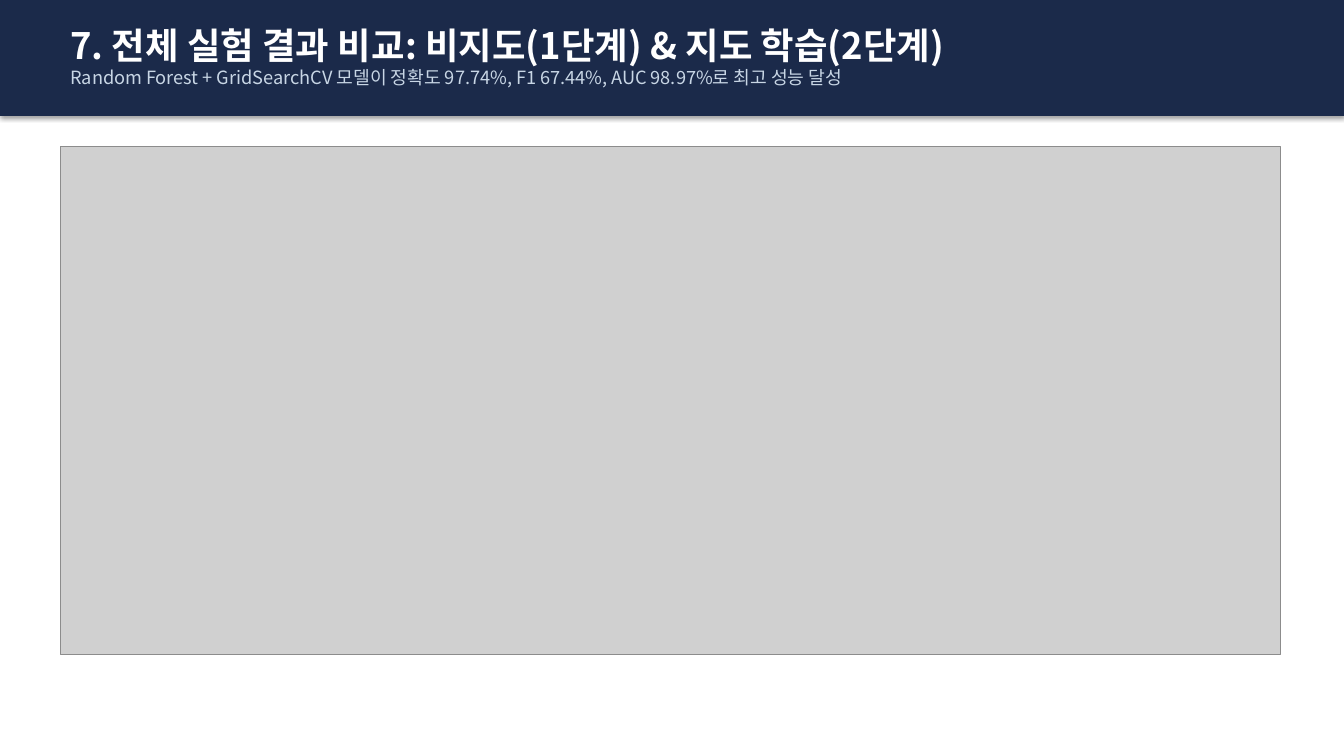
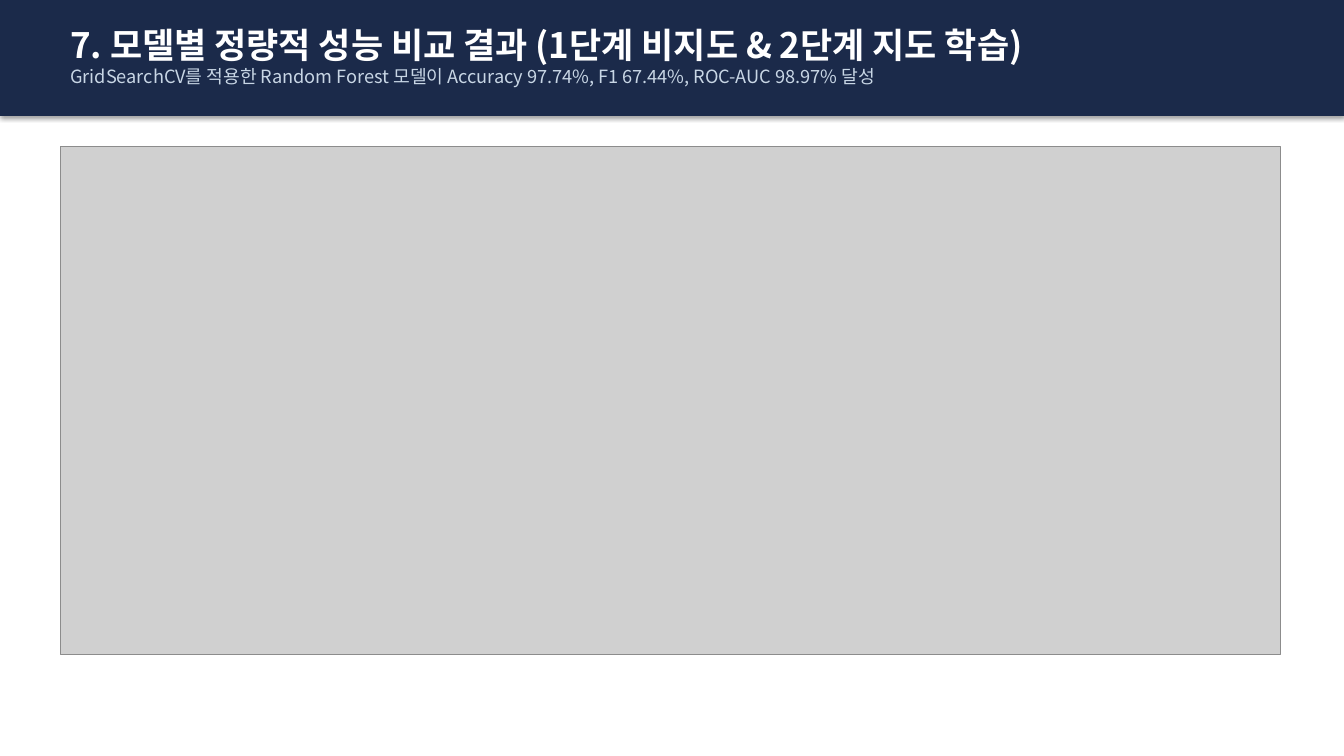
Before and after one commit to sungmin9910/prediction, a slide deck: slide 8 of 사과_운송_이상충격_예측_발표자료.pptx. Drawn at 1344x756 pixels with LibreOffice and Linux fonts; fonts in the diff are those of the drawing; grey boxes stand for pictures. Boxes give left, top, right and bottom in pixels: in the first picture for what was removed or moved away, otherwise in the second. Text is boxed around its words. In the diff, an @@ line names an element or a change of style, - is before the commit and + after.

```diff
--- a/사과_운송_이상충격_예측_발표자료.pptx
+++ b/사과_운송_이상충격_예측_발표자료.pptx
@@ text at [70, 28, 1023, 87]: text changed @@
-7. 전체 실험 결과 비교: 비지도(1단계) & 지도 학습(2단계)
-Random Forest + GridSearchCV 모델이 정확도 97.74%, F1 67.44%, AUC 98.97%로 최고 성능 달성
+7. 모델별 정량적 성능 비교 결과 (1단계 비지도 & 2단계 지도 학습)
+GridSearchCV를 적용한 Random Forest 모델이 Accuracy 97.74%, F1 67.44%, ROC-AUC 98.97% 달성
```
Also in this commit, not shown: 9 other slides changed, 1 other file.
